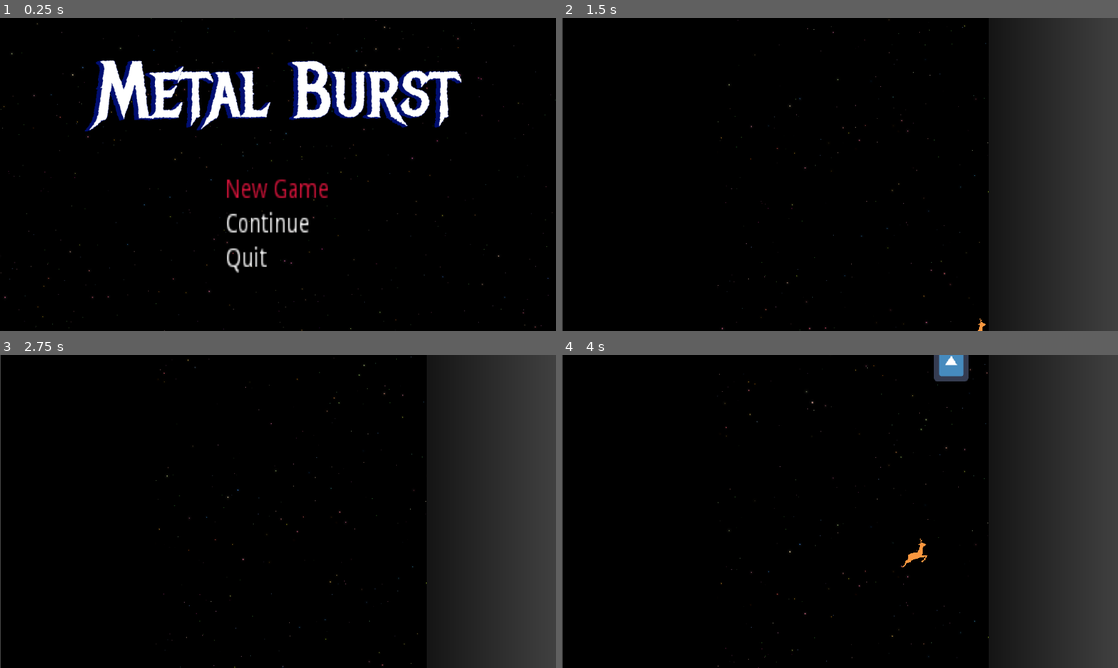
Above: before the commit, frames 1-4 (two rows, left to right).
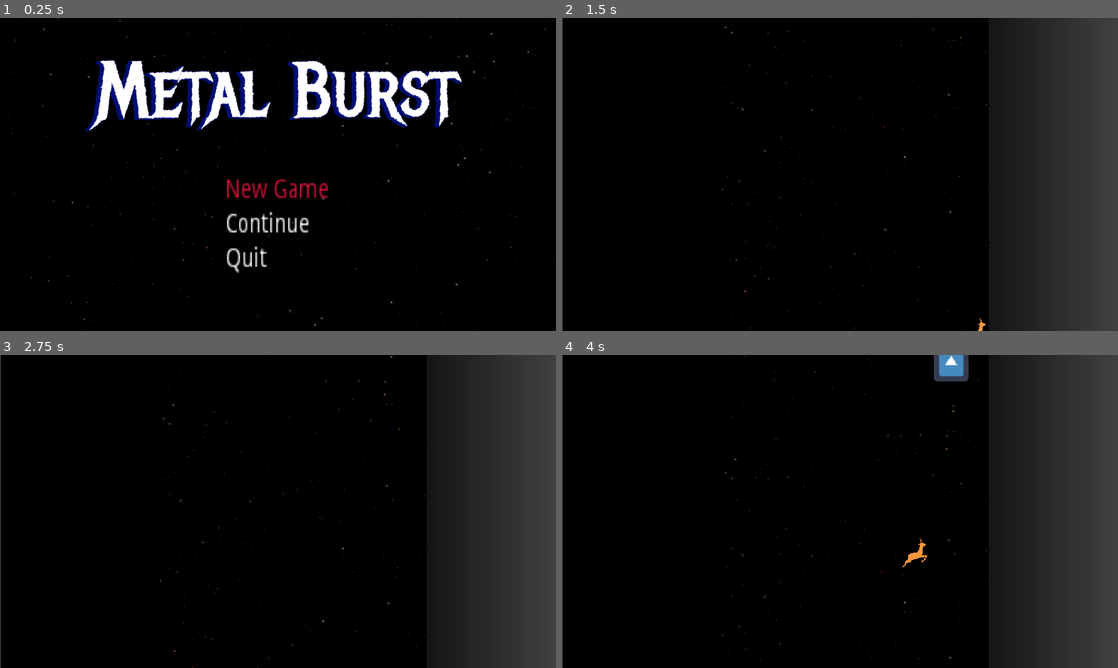
Above: after the commit, the same moments.

Repository: kyperbelt/MetalBurstPGJ
Game: Godot game, scene res://Screens/TitleScreen.tscn
The game is run twice, just before and just after one commit, with the same random seed, the same clock (stepped at 60 frames per second) and the same inputs. The engine's default icon, where the game draws it, is replaced by a stand-in: a white triangle on a blue panel in a dark square.
Inputs:
- Up to frame 1 (0.25 s): no input
- Up to frame 2 (1.5 s): tap Enter (ui_accept) at 0.5, 0.77 s; hold D (move_right) 0.53-1.28 s; hold Space (fire) 0.53-1.28 s; hold S (move_down) from 1.28 s (still down); tap Shift (move_slower) at 1.35 s
- Up to frame 3 (2.75 s): tap Enter (ui_accept) at 1.52 s; release S (move_down) at 2.03 s; hold D (move_right) from 2.03 s (still down); hold Space (fire) from 2.03 s (still down)
- Up to frame 4 (4 s): release D (move_right) at 2.78 s; release Space (fire) at 2.78 s; hold W (move_up) 2.78-3.53 s; tap Shift (move_slower) at 2.85 s; tap Enter (ui_accept) at 3.02, 3.77 s; hold A (move_left) from 3.53 s (still down); hold Space (fire) from 3.53 s (still down)

The runs differ from the first frame. In frame 1, 0.4% of the frame differs, in the area x 0-100%, y 0-100%; in frame 2, 0.2%; in frame 3, 0.2%; in frame 4, 0.2%.

Commit message:
made space background easier to change and implement by abstracting it even further.

Diff:
--- a/MetalBurstGame/Screens/TitleScreen.tscn
+++ b/MetalBurstGame/Screens/TitleScreen.tscn
@@ -1,6 +1,6 @@
 [gd_scene load_steps=6 format=2]
 
-[ext_resource path="res://systems/ScrollingBackground.tscn" type="PackedScene" id=1]
+[ext_resource path="res://backgrounds/SpaceBackground.tscn" type="PackedScene" id=1]
 [ext_resource path="res://placeholder_assets/title.png" type="Texture" id=2]
 [ext_resource path="res://systems/OptionsMenu.tscn" type="PackedScene" id=3]
 [ext_resource path="res://systems/MenuOption.gd" type="Script" id=4]
@@ -53,5 +53,5 @@
 text = "Quit"
 script = ExtResource( 4 )
 
-[node name="ScrollingBackground" parent="." instance=ExtResource( 1 )]
+[node name="SpaceBackground" parent="." instance=ExtResource( 1 )]
 [connection signal="selection_entered" from="GuiLayer/OptionsMenu" to="." method="selection_made"]
--- a/MetalBurstGame/Stages/TestStage.tscn
+++ b/MetalBurstGame/Stages/TestStage.tscn
@@ -1,7 +1,8 @@
-[gd_scene load_steps=5 format=2]
+[gd_scene load_steps=6 format=2]
 
 [ext_resource path="res://systems/Level.tscn" type="PackedScene" id=1]
 [ext_resource path="res://Objects/Enemy.tscn" type="PackedScene" id=2]
+[ext_resource path="res://backgrounds/SpaceBackground.tscn" type="PackedScene" id=3]
 
 [sub_resource type="Gradient" id=1]
 offsets = PoolRealArray( 0.324921, 1 )
@@ -17,6 +18,9 @@
 texture = SubResource( 2 )
 
 [node name="Level" parent="." instance=ExtResource( 1 )]
+
+[node name="SpaceBackground" parent="Level" instance=ExtResource( 3 )]
+position = Vector2( -285.932, 0 )
 
 [node name="Enemy" parent="Level" groups=[
 "Enemy",
--- /dev/null
+++ b/MetalBurstGame/backgrounds/SpaceBackground.tscn
@@ -0,0 +1,31 @@
+[gd_scene load_steps=6 format=2]
+
+[ext_resource path="res://placeholder_assets/spr_stars02.png" type="Texture" id=1]
+[ext_resource path="res://placeholder_assets/spr_stars01.png" type="Texture" id=2]
+[ext_resource path="res://placeholder_assets/blackbackground.png" type="Texture" id=3]
+[ext_resource path="res://systems/ScrollingBackground.gd" type="Script" id=4]
+[ext_resource path="res://systems/BackgroundLayer.gd" type="Script" id=5]
+
+[node name="SpaceBackground" type="Node2D"]
+script = ExtResource( 4 )
+vertical_velocity = 80.0
+
+[node name="Layer0" type="Sprite" parent="."]
+position = Vector2( -70.6843, -45.4399 )
+scale = Vector2( 6.02869, 4.89101 )
+texture = ExtResource( 3 )
+centered = false
+script = ExtResource( 5 )
+multiplier = 0.0
+
+[node name="Layer1" type="Sprite" parent="."]
+texture = ExtResource( 2 )
+centered = false
+script = ExtResource( 5 )
+multiplier = 0.5
+
+[node name="Layer2" type="Sprite" parent="."]
+position = Vector2( -920.916, -444.302 )
+texture = ExtResource( 1 )
+centered = false
+script = ExtResource( 5 )
--- a/MetalBurstGame/systems/Engine.gd
+++ b/MetalBurstGame/systems/Engine.gd
@@ -6,6 +6,9 @@
 
 #level
 export(NodePath) var Level
+
+
+const Background = preload("res://systems/ScrollingBackground.gd")
 
 #player
 onready var player = get_node("PlayerLayer/Player");
@@ -24,6 +27,10 @@
 			print("added "+child.name+" to entitylayer")
 			child.get_parent().remove_child(child)
 			$EntityLayer.add_child(child)
+		if(child is Background):
+			print("added "+child.name+" to background layer")
+			child.get_parent().remove_child(child)
+			$BackgroundLayer.add_child(child)
 
 func center_player():
 	if(player!=null):
--- a/MetalBurstGame/systems/Engine.tscn
+++ b/MetalBurstGame/systems/Engine.tscn
@@ -5,6 +5,8 @@
 
 [node name="Engine" type="Node"]
 script = ExtResource( 1 )
+
+[node name="BackgroundLayer" type="Node" parent="."]
 
 [node name="EntityLayer" type="Node" parent="."]
 
--- a/MetalBurstGame/systems/ScrollingBackground.tscn
+++ b/MetalBurstGame/systems/ScrollingBackground.tscn
@@ -1,33 +1,7 @@
-[gd_scene load_steps=6 format=2]
+[gd_scene load_steps=2 format=2]
 
-[ext_resource path="res://placeholder_assets/spr_stars01.png" type="Texture" id=1]
-[ext_resource path="res://placeholder_assets/spr_stars02.png" type="Texture" id=2]
-[ext_resource path="res://placeholder_assets/blackbackground.png" type="Texture" id=3]
 [ext_resource path="res://systems/ScrollingBackground.gd" type="Script" id=4]
-[ext_resource path="res://systems/BackgroundLayer.gd" type="Script" id=5]
 
 [node name="ScrollingBackground" type="Node2D"]
 script = ExtResource( 4 )
 vertical_velocity = 80.0
-
-[node name="Layer0" type="Sprite" parent="."]
-position = Vector2( -27.2991, -25.7242 )
-scale = Vector2( 5.3955, 4.70736 )
-texture = ExtResource( 3 )
-centered = false
-script = ExtResource( 5 )
-multiplier = 0.0
-
-[node name="Layer1" type="Sprite" parent="."]
-position = Vector2( -608.006, -900.519 )
-texture = ExtResource( 1 )
-centered = false
-region_rect = Rect2( 0, 900, 1000, 1000 )
-script = ExtResource( 5 )
-multiplier = 0.4
-
-[node name="Layer2" type="Sprite" parent="."]
-position = Vector2( -621.438, -729.049 )
-texture = ExtResource( 2 )
-centered = false
-script = ExtResource( 5 )
